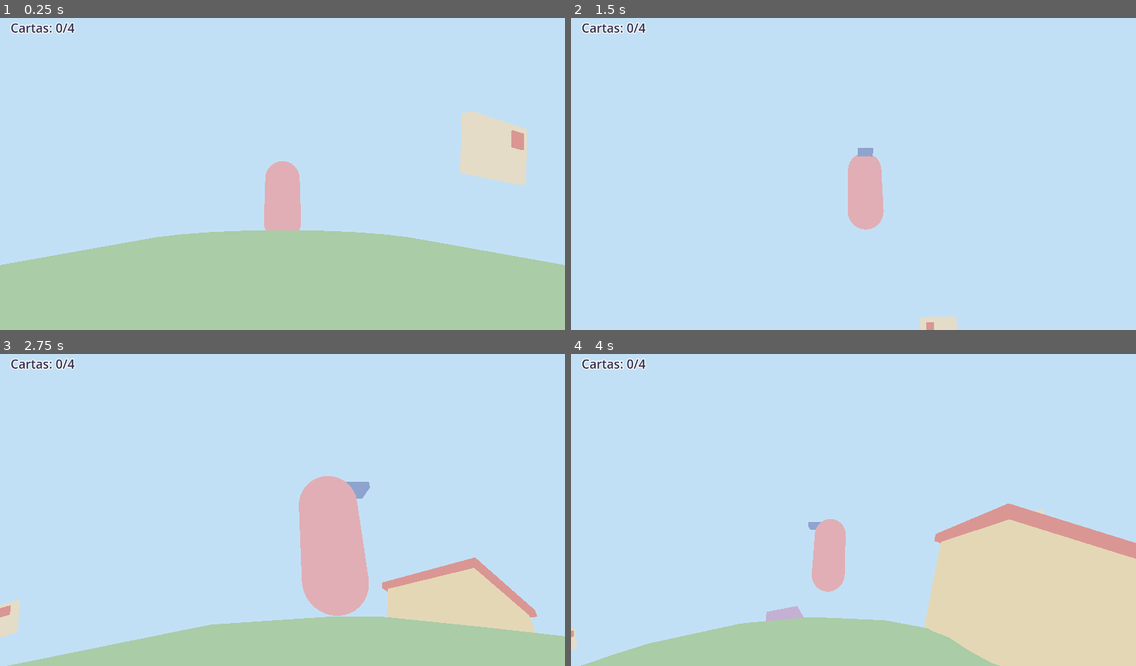
Above: before the commit, frames 1-4 (two rows, left to right).
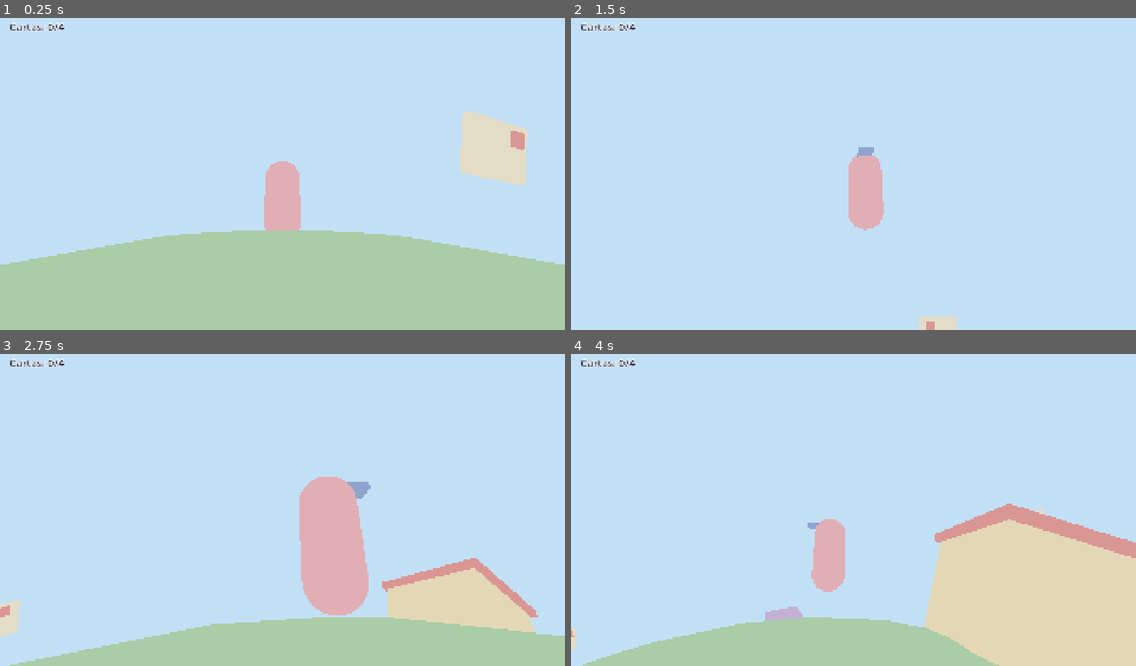
Above: after the commit, the same moments.

Repository: lautaromoreyraa/planeta-cartero
Game: Godot game, scene res://scenes/principal.tscn
Same seed, same stepped clock (60 frames per second), same inputs: the game is played once before the commit and once after it.
Inputs:
- Up to frame 1 (0.25 s): no input
- Up to frame 2 (1.5 s): hold D (move_right) 0.53-1.28 s; tap E (interact) at 0.6, 1.35 s; tap Space (jump) at 0.77 s; hold S (move_back) from 1.28 s (still down)
- Up to frame 3 (2.75 s): tap Space (jump) at 1.52 s; release S (move_back) at 2.03 s; hold D (move_right) from 2.03 s (still down); tap E (interact) at 2.1 s
- Up to frame 4 (4 s): release D (move_right) at 2.78 s; hold W (move_forward) 2.78-3.53 s; tap E (interact) at 2.85, 3.6 s; tap Space (jump) at 3.02, 3.77 s; hold A (move_left) from 3.53 s (still down)

The runs differ from the first frame. In frame 1, 0.5% of the frame differs, in the area x 0-100%, y 1-80%; in frame 2, 0.4%; in frame 3, 0.6%, in the area x 0-100%, y 1-100%; in frame 4, 0.6%.

Commit message:
Arranca en pantalla completa y escala la interfaz con la ventana
La interfaz se diseña sobre 1920x1080 y se estira con canvas_items, así
mantiene sus proporciones en 1366x768 (RNF-07, RNF-08). Un tema común
fija la letra base en 32 px y los textos más chicos en 28 px, que a
1366x768 quedan por encima de los 18 px pedidos.

El HUD apila sus líneas en un contenedor que crece con el texto en lugar
del Label de 300 px fijos, suma la línea del código parcial y los avisos
breves, deja de recalcular el indicador cuando no hay objetivo y ya no
asume «/4» en el formato por defecto.

Diff:
--- a/project.godot
+++ b/project.godot
@@ -15,8 +15,15 @@
 
 [display]
 
-window/size/viewport_width=1280
-window/size/viewport_height=720
+window/size/viewport_width=1920
+window/size/viewport_height=1080
+window/size/mode=3
+window/stretch/mode="canvas_items"
+window/stretch/aspect="expand"
+
+[gui]
+
+theme/custom="res://scenes/tema.tres"
 
 [input]
 
--- a/scenes/hud.tscn
+++ b/scenes/hud.tscn
@@ -5,15 +5,48 @@
 [node name="Hud" type="CanvasLayer"]
 script = ExtResource("1_hud")
 
-[node name="Cartas" type="Label" parent="."]
-offset_left = 24.0
-offset_top = 16.0
-offset_right = 324.0
-offset_bottom = 60.0
+[node name="Lineas" type="VBoxContainer" parent="."]
+offset_left = 32.0
+offset_top = 24.0
+offset_right = 72.0
+offset_bottom = 64.0
+theme_override_constants/separation = 4
+
+[node name="Cartas" type="Label" parent="Lineas"]
+layout_mode = 2
 theme_override_colors/font_color = Color(0.2, 0.18, 0.3, 1)
 theme_override_colors/font_outline_color = Color(1, 1, 1, 1)
 theme_override_constants/outline_size = 8
-theme_override_font_sizes/font_size = 28
+theme_override_font_sizes/font_size = 36
+
+[node name="Codigo" type="Label" parent="Lineas"]
+visible = false
+layout_mode = 2
+theme_override_colors/font_color = Color(0.2, 0.18, 0.3, 1)
+theme_override_colors/font_outline_color = Color(1, 1, 1, 1)
+theme_override_constants/outline_size = 8
+theme_override_font_sizes/font_size = 36
+
+[node name="Aviso" type="Label" parent="."]
+visible = false
+anchors_preset = 7
+anchor_left = 0.5
+anchor_top = 1.0
+anchor_right = 0.5
+anchor_bottom = 1.0
+offset_left = -700.0
+offset_top = -160.0
+offset_right = 700.0
+offset_bottom = -48.0
+grow_horizontal = 2
+grow_vertical = 0
+theme_override_colors/font_color = Color(0.2, 0.18, 0.3, 1)
+theme_override_colors/font_outline_color = Color(1, 1, 1, 1)
+theme_override_constants/outline_size = 8
+theme_override_font_sizes/font_size = 36
+horizontal_alignment = 1
+vertical_alignment = 2
+autowrap_mode = 3
 
 [node name="Indicador" type="Label" parent="."]
 visible = false
@@ -22,6 +55,6 @@
 theme_override_colors/font_color = Color(0.2, 0.18, 0.3, 1)
 theme_override_colors/font_outline_color = Color(1, 1, 1, 1)
 theme_override_constants/outline_size = 10
-theme_override_font_sizes/font_size = 32
+theme_override_font_sizes/font_size = 40
 horizontal_alignment = 1
 vertical_alignment = 1
--- /dev/null
+++ b/scenes/tema.tres
@@ -0,0 +1,36 @@
+[gd_resource type="Theme" load_steps=3 format=3]
+
+[sub_resource type="StyleBoxFlat" id="StyleBoxFlat_panel"]
+content_margin_left = 48.0
+content_margin_top = 40.0
+content_margin_right = 48.0
+content_margin_bottom = 40.0
+bg_color = Color(1, 0.97, 0.92, 0.97)
+border_width_left = 4
+border_width_top = 4
+border_width_right = 4
+border_width_bottom = 4
+border_color = Color(0.93, 0.6, 0.6, 1)
+corner_radius_top_left = 24
+corner_radius_top_right = 24
+corner_radius_bottom_right = 24
+corner_radius_bottom_left = 24
+
+[sub_resource type="StyleBoxFlat" id="StyleBoxFlat_opcion_elegida"]
+content_margin_left = 24.0
+content_margin_top = 6.0
+content_margin_right = 24.0
+content_margin_bottom = 6.0
+bg_color = Color(0.93, 0.6, 0.6, 1)
+corner_radius_top_left = 12
+corner_radius_top_right = 12
+corner_radius_bottom_right = 12
+corner_radius_bottom_left = 12
+
+[resource]
+default_font_size = 32
+Label/colors/font_color = Color(0.2, 0.18, 0.3, 1)
+OpcionElegida/base_type = &"Label"
+OpcionElegida/colors/font_color = Color(1, 1, 1, 1)
+OpcionElegida/styles/normal = SubResource("StyleBoxFlat_opcion_elegida")
+PanelContainer/styles/panel = SubResource("StyleBoxFlat_panel")
--- a/scripts/hud.gd
+++ b/scripts/hud.gd
@@ -1,27 +1,46 @@
 class_name Hud
 extends CanvasLayer
 
-## HUD mínimo: contador de cartas (RF-12) e indicador de la tecla E sobre el
-## interactuable en rango (RF-06 CA1).
+## HUD mínimo: cartas en la mano (RF-12), código parcial (RF-26), avisos
+## breves e indicador de la tecla E sobre el interactuable en rango (RF-06).
 ##
 ## No busca a nadie: la escena principal le pasa el config y lo conecta a
-## las señales del inventario y del detector (RNF-20).
+## las señales del detector y le avisa los cambios (RNF-20). Las líneas van
+## en un contenedor que crece con el texto, así un formato largo del config
+## no se corta (RNF-09).
 
 ## Textos por defecto si falta la clave en el config (RF-22 CA2).
-const FORMATO_CARTAS_POR_DEFECTO: String = "Cartas: {n}/4"
+const FORMATO_CARTAS_POR_DEFECTO: String = "Cartas: {n}"
+const FORMATO_CODIGO_POR_DEFECTO: String = "Código: {codigo}"
+const DIGITO_OCULTO_POR_DEFECTO: String = "_"
 const INDICADOR_POR_DEFECTO: String = "E"
 ## Metros por encima del interactuable donde se dibuja el indicador.
 const ALTURA_DEL_INDICADOR: float = 0.5
+## Segundos de juego que queda en pantalla un aviso breve.
+const SEGUNDOS_DEL_AVISO: float = 3.0
 
-@onready var _cartas: Label = $Cartas
+@onready var _cartas: Label = $Lineas/Cartas
+@onready var _codigo: Label = $Lineas/Codigo
+@onready var _aviso: Label = $Aviso
 @onready var _indicador: Label = $Indicador
 
 var _formato_cartas: String = FORMATO_CARTAS_POR_DEFECTO
+var _formato_codigo: String = FORMATO_CODIGO_POR_DEFECTO
+var _digito_oculto: String = DIGITO_OCULTO_POR_DEFECTO
 var _objetivo: Interactuable = null
+## Cuenta los avisos para que el temporizador de uno viejo no oculte uno nuevo.
+var _avisos: int = 0
+
+
+func _ready() -> void:
+	# Sin objetivo no hay indicador que reubicar en cada frame.
+	set_process(false)
 
 
 func configurar(config: Configuracion) -> void:
 	_formato_cartas = config.texto("hud.formato_cartas", FORMATO_CARTAS_POR_DEFECTO)
+	_formato_codigo = config.texto("hud.formato_codigo", FORMATO_CODIGO_POR_DEFECTO)
+	_digito_oculto = config.texto("hud.digito_oculto", DIGITO_OCULTO_POR_DEFECTO)
 	_indicador.text = config.texto("hud.indicador_interaccion", INDICADOR_POR_DEFECTO)
 
 
@@ -29,14 +48,36 @@
 	_cartas.text = _formato_cartas.format({"n": cantidad})
 
 
+## La línea del código aparece con el primer dígito revelado y queda hasta
+## el final de la partida (RF-26 CA2 y CA3).
+func mostrar_codigo(codigo: String, revelados: int) -> void:
+	_codigo.visible = revelados > 0
+	_codigo.text = _formato_codigo.format({"codigo": Candado.codigo_parcial(codigo, revelados, _digito_oculto)})
+
+
+## Aviso que no interrumpe el juego, como el texto al recoger una carta.
+func mostrar_aviso(texto: String) -> void:
+	_avisos += 1
+	_aviso.text = texto
+	_aviso.visible = true
+	# Con `process_always` apagado el tiempo no corre mientras hay un diálogo.
+	get_tree().create_timer(SEGUNDOS_DEL_AVISO, false).timeout.connect(_ocultar_aviso.bind(_avisos))
+
+
 ## `objetivo` nulo oculta el indicador.
 func mostrar_objetivo(objetivo: Interactuable) -> void:
 	_objetivo = objetivo
+	set_process(_objetivo != null)
 	_ubicar_indicador()
 
 
 func _process(_delta: float) -> void:
 	_ubicar_indicador()
+
+
+func _ocultar_aviso(numero_de_aviso: int) -> void:
+	if numero_de_aviso == _avisos:
+		_aviso.visible = false
 
 
 ## El indicador sigue al objeto en pantalla para que se entienda a qué se
--- a/tests/test_cartas_en_escena.gd
+++ b/tests/test_cartas_en_escena.gd
@@ -94,7 +94,7 @@
 
 
 static func _texto_del_hud(escena: Node3D) -> String:
-	var etiqueta: Label = escena.get_node("Hud/Cartas")
+	var etiqueta: Label = escena.get_node("Hud/Lineas/Cartas")
 	return etiqueta.text
 
 
